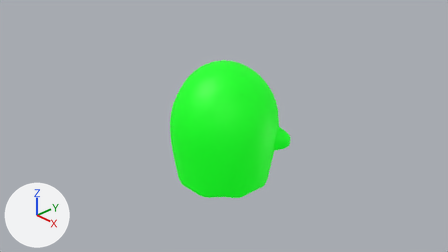
Renders of the Blender file Blender/ghost.blend from each side of a commit.
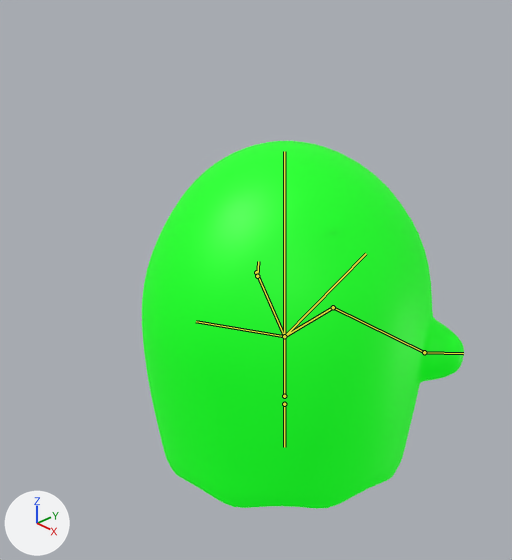
Old and new are each drawn from the file's camera 'Camera' and again close up on the part from 26% to 69% of the width and 3% to 86% of the height. Every picture has the same lights, and +X, +Y and +Z are marked at lower left. The bones that bend it are drawn over the model as lines in the close-ups.

Objects in the first close-up: 'ghost_body'.
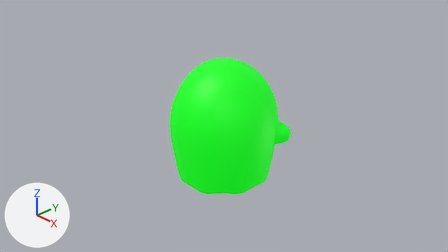
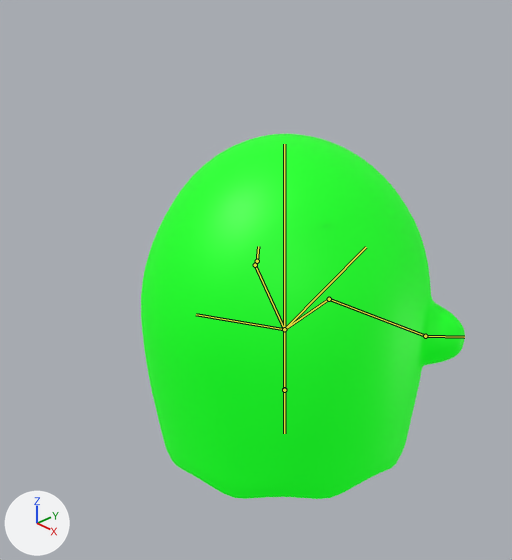
Commit message: Stunned Ghost

The newer file adds an action. The first version stands in its rest pose; the second is drawn at frame 28 of the action 'ArmatureAction'.

Edits to the scene script, one JSON object a line:
```json
{"block": "bone_ghost_mid", "where": "bone_ghost_mid = bpy.data.objects['Armature'].pose.bones['ghost_mid']"}
{"op": "set", "path": "bone_ghost_mid.location", "old": "(0.0, 0.0, 0.0)", "new": "(-0.003, 0.048, -0.003)"}
{"block": "bone_ghost_bottom", "where": "bone_ghost_bottom = bpy.data.objects['Armature'].pose.bones['ghost_bottom']  # child of 'ghost_mid'"}
{"op": "set", "path": "bone_ghost_bottom.location", "old": "(0.0, 0.0, 0.0)", "new": "(0.0, -0.062, 0.0)"}
{"block": "bone_ghost_wristik_l", "where": "bone_ghost_wristik_l = bpy.data.objects['Armature'].pose.bones['ghost_wristIK.L']"}
{"op": "set", "path": "bone_ghost_wristik_l.location", "old": "(0.0, 0.0, 0.0)", "new": "(0.0, 0.0, 0.124)"}
{"block": "bone_ghost_wristik_r", "where": "bone_ghost_wristik_r = bpy.data.objects['Armature'].pose.bones['ghost_wristIK.R']"}
{"op": "set", "path": "bone_ghost_wristik_r.location", "old": "(0.0, 0.0, 0.0)", "new": "(0.0, 0.0, 0.124)"}
```

What differs and where, as boxes (x1, y1, x2, y2) in the close-ups (512 x 560 px):
```json
{"object": "ghost_body", "change": "posed", "before": [142, 141, 464, 509], "after": [141, 134, 465, 499]}
{"bone": "ghost_mid", "before": "(284, 396) to (284, 336)", "after": "(284, 389) to (284, 329)"}
{"bone": "ghost_bottom", "before": "(284, 404) to (284, 447)", "after": "(284, 390) to (284, 433)"}
```
